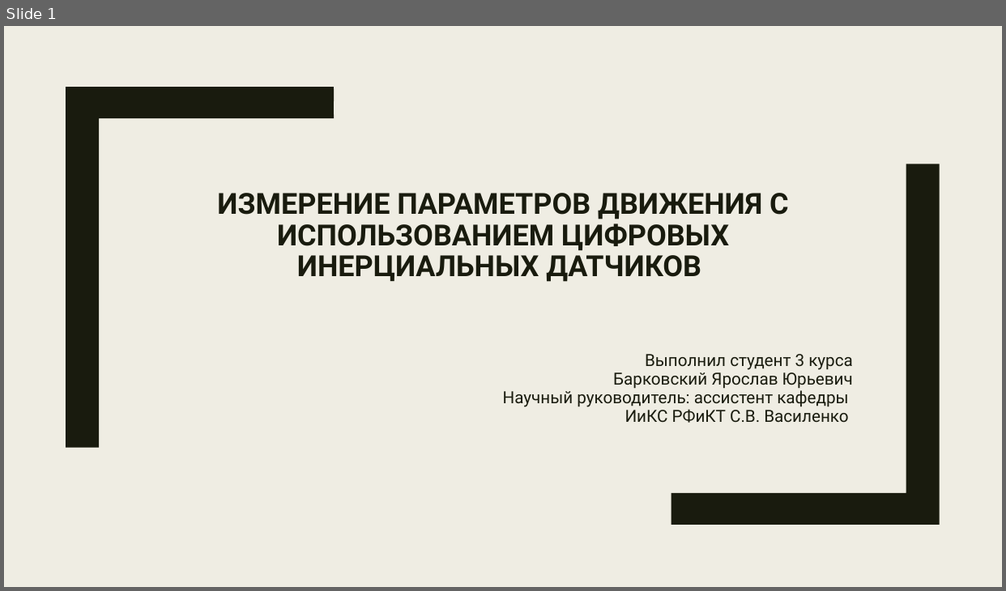
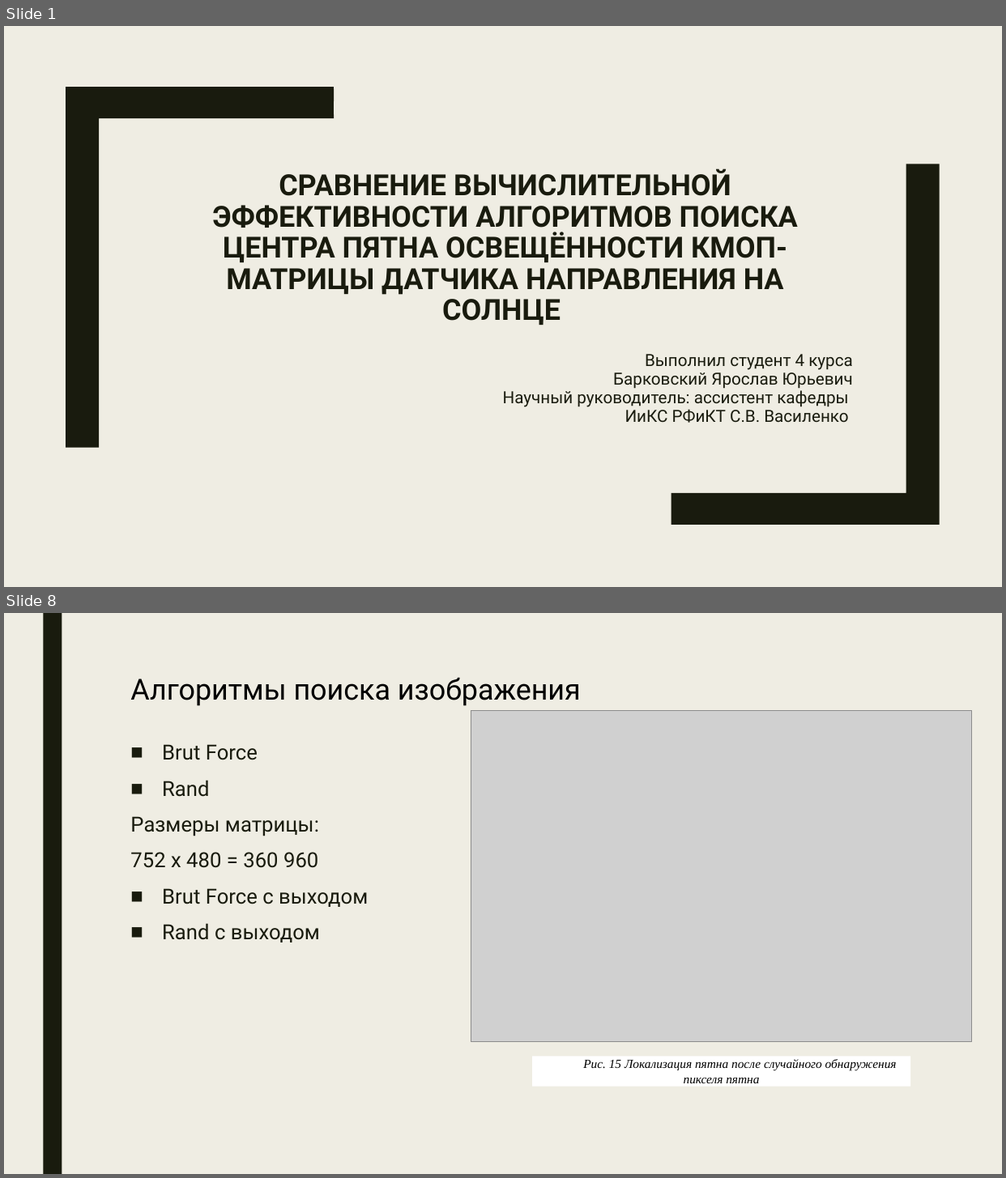
Before and after one commit to BarikQ/course_4, a slide deck: Презентация 5.pptx. Shown one above the other, each under a label of ours: slide 1 before the commit, slides 1 and 8 after it; the slides between them are not shown. The pictures are 1006x591 and 1006x1178 pixels, drawn with LibreOffice and Linux fonts; fonts in the diff are those of the drawing; grey boxes stand for pictures. Boxes give left, top, right and bottom in pixels: in the first picture for what was removed or moved away, otherwise in the second. Text is boxed around its words. In the diff, an @@ line names an element or a change of style, - is before the commit and + after.

```diff
--- a/Презентация 5.pptx
+++ b/Презентация 5.pptx
@@ slide 8 added at bbox=[4, 613, 1002, 1174], background #EFEDE3 @@
@@ rectangle added at bbox=[43, 613, 62, 1174], fill #191B0E @@
@@ text added at bbox=[130, 677, 581, 706], 28 pt, text #000000 @@
+Алгоритмы поиска изображения
@@ picture added at bbox=[471, 710, 972, 1042] @@
@@ text added at bbox=[130, 744, 368, 943], 20 pt, text #191B0E @@
+■ Brut Force
+■ Rand
+Размеры матрицы:
+752 х 480 = 360 960
+■ Brut Force с выходом
+■ Rand с выходом
@@ rectangle added at bbox=[533, 1056, 910, 1087], fill #FFFFFF, 12 pt, text #000000, italic @@
+Рис. 15 Локализация пятна после случайного обнаружения пикселя пятна
@@ slide 1 changed as well @@
@@ title at bbox=[212, 169, 798, 325]: text changed @@
-ИЗМЕРЕНИЕ ПАРАМЕТРОВ ДВИЖЕНИЯ С ИСПОЛЬЗОВАНИЕМ ЦИФРОВЫХ ИНЕРЦИАЛЬНЫХ ДАТЧИКОВ
+СРАВНЕНИЕ ВЫЧИСЛИТЕЛЬНОЙ ЭФФЕКТИВНОСТИ АЛГОРИТМОВ ПОИСКА ЦЕНТРА ПЯТНА ОСВЕЩЁННОСТИ КМОП-МАТРИЦЫ ДАТЧИКА НАПРАВЛЕНИЯ НА СОЛНЦЕ
@@ subtitle at bbox=[645, 354, 852, 370]: text changed @@
-Выполнил студент 3 курса
+Выполнил студент 4 курса
```
Also in this commit, not shown: 2 other slides changed, 12 other slides added, 8 slides removed, 1 other file.
